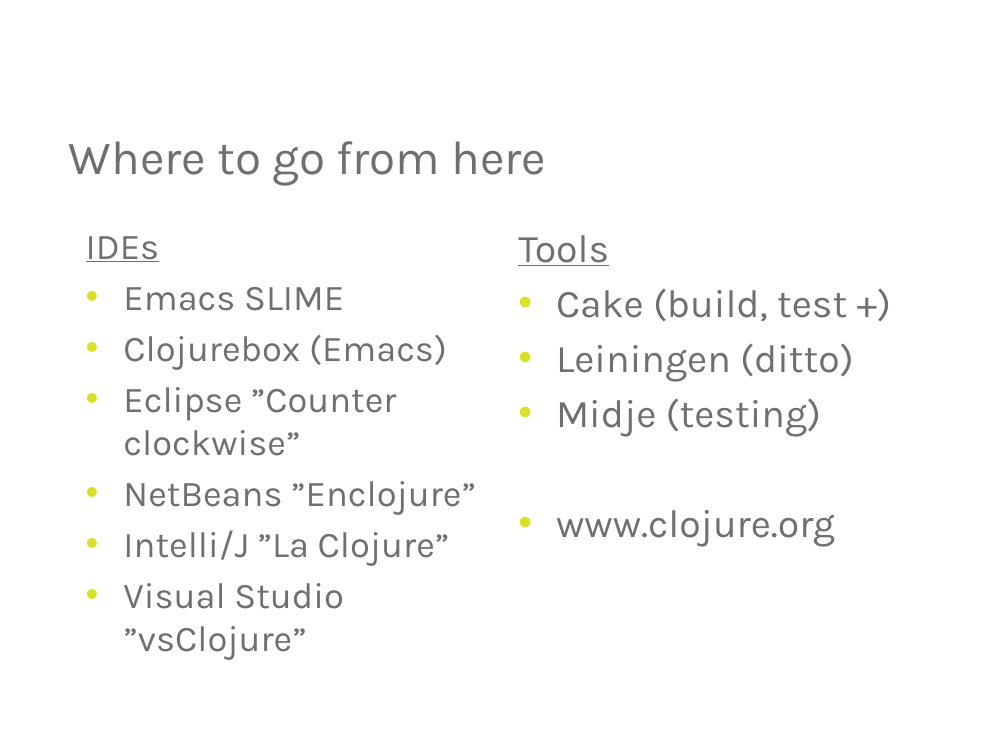
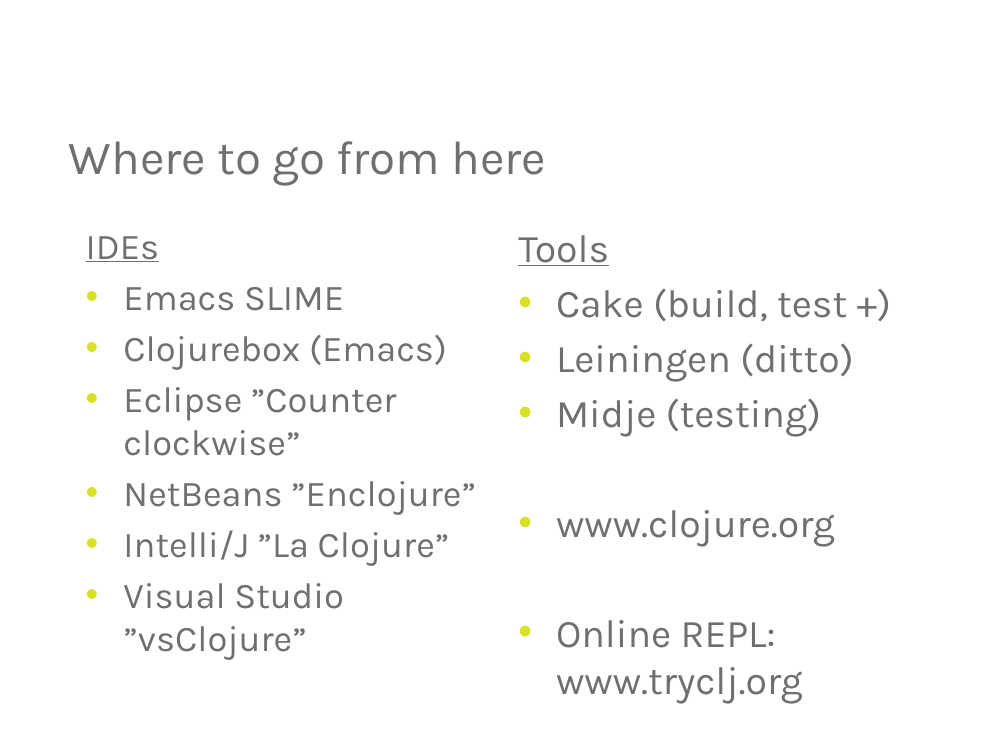
Before and after one commit to mjul/top-10-clojure-oredev-2011, a slide deck: slide 48 of Top Things to Learn From Clojure.pptx (slide 47 before the commit). Drawn at 1008x756 pixels with LibreOffice and Linux fonts; fonts in the diff are those of the drawing; background and template pictures are left out. Boxes give left, top, right and bottom in pixels: in the first picture for what was removed or moved away, otherwise in the second. Text is boxed around its words. In the diff, an @@ line names an element or a change of style, - is before the commit and + after.

```diff
--- a/Top Things to Learn From Clojure.pptx
+++ b/Top Things to Learn From Clojure.pptx
@@ text at [556,620,803,704]: paragraph added @@
+• Online REPL: www.tryclj.org
```
Also in this commit, not shown: 7 other slides changed, 1 slide added, 1 other file.
